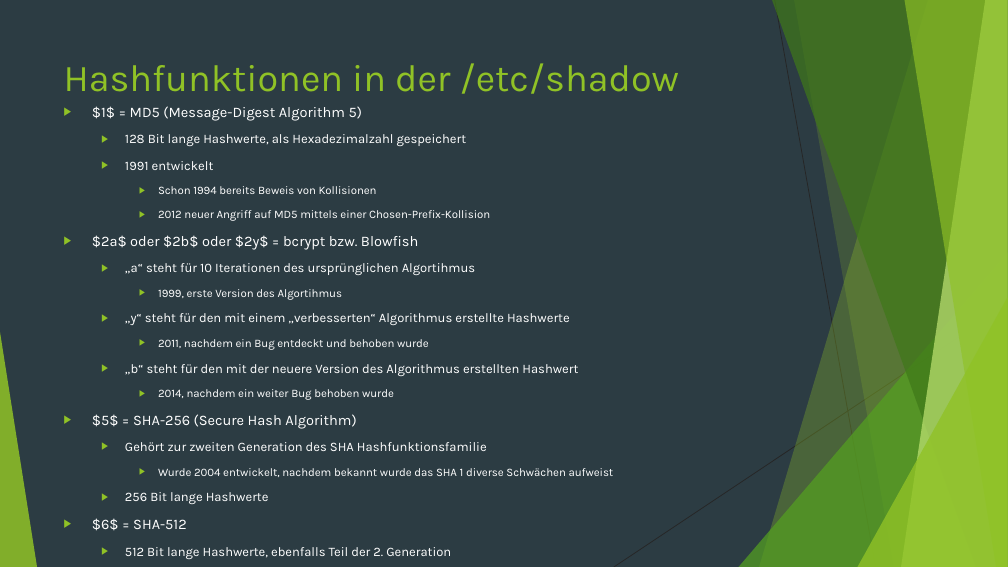
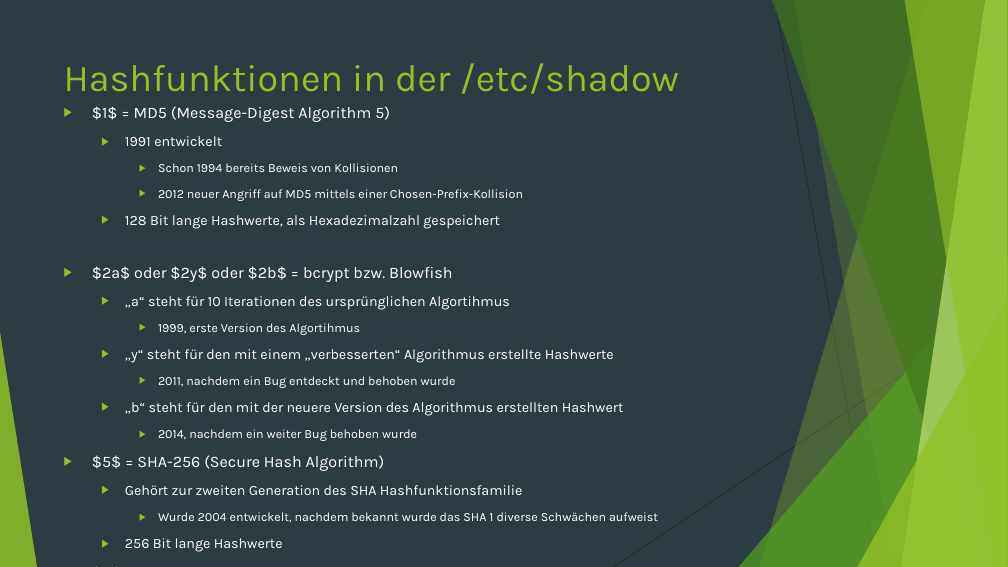
Before and after one commit to StefanSchuck/JohnTheRipperVortrag, a slide deck: slide 5 of Vortrag.pptx. Drawn at 1008x567 pixels with LibreOffice and Linux fonts; fonts in the diff are those of the drawing. Boxes give left, top, right and bottom in pixels: in the first picture for what was removed or moved away, otherwise in the second. Text is boxed around its words. In the diff, an @@ line names an element or a change of style, - is before the commit and + after.

Commit message:
kleinere Fehler behoben

```diff
--- a/Vortrag.pptx
+++ b/Vortrag.pptx
@@ text at box(92, 106, 658, 552): size 13.9 to 15.3 pt in "$1$ = MD5 (Message-Digest Algorithm 5)", "$5$ = SHA-256 (Secure Hash Algorithm)", "$6$ = SHA-512"; size 12.4 to 13.6 pt in "1991 entwickelt", "„a“ steht für 10 Iterationen des ursprünglichen ...", "„y“ steht für den mit einem „verbesserten“ ...", "„b“ steht für den mit der neuere ..." and 3 more places; size 10.8 to 11.9 pt in "Schon 1994 bereits Beweis von Kollisionen", "2012 neuer Angriff auf MD5 mittels einer ...", "1999, erste Version des Algortihmus", "2011, nachdem ein Bug entdeckt und behoben ..." and 2 more places @@
@@ text at box(125, 134, 467, 146): paragraph removed @@
-  ▶ 128 Bit lange Hashwerte, als Hexadezimalzahl gespeichert
@@ text at box(92, 215, 500, 282): text changed; size 13.9 to 13.6 pt @@
-▶ $2a$ oder $2b$ oder $2y$ = bcrypt bzw. Blowfish
+  ▶ 128 Bit lange Hashwerte, als Hexadezimalzahl gespeichert
+▶ $2a$ oder $2y$ oder $2b$ = bcrypt bzw. Blowfish
```
Also in this commit, not shown: 1 other slide changed.
